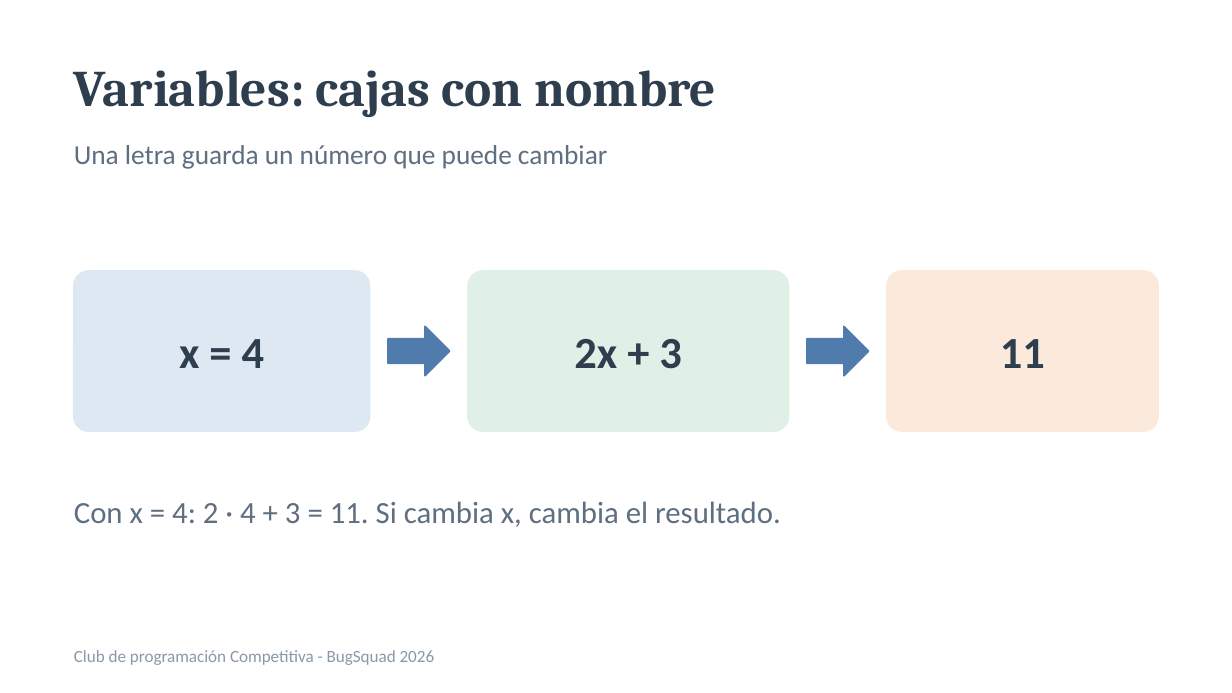
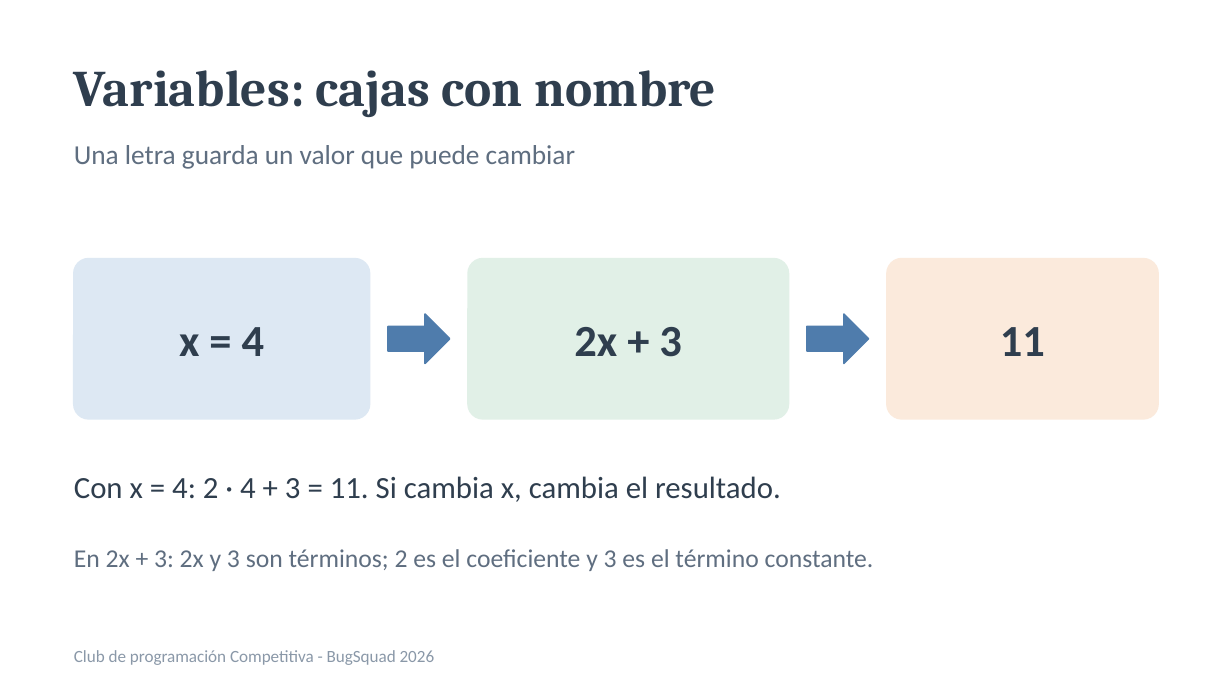
Before and after one commit to rigosantiagog/CompetitiveProgramming, a slide deck: slide 2 of assets/docs/Tema1_Algebra_y_logica.pptx. Drawn at 1232x693 pixels with LibreOffice and Linux fonts; fonts in the diff are those of the drawing. Boxes give left, top, right and bottom in pixels: in the first picture for what was removed or moved away, otherwise in the second. Text is boxed around its words. In the diff, an @@ line names an element or a change of style, - is before the commit and + after.

```diff
--- a/assets/docs/Tema1_Algebra_y_logica.pptx
+++ b/assets/docs/Tema1_Algebra_y_logica.pptx
@@ text at [74,145,575,169]: text changed @@
-Una letra guarda un número que puede cambiar
+Una letra guarda un valor que puede cambiar
@@ 3 texts, 3 rounded rectangles, 2 right arrows: place and size @@
-3 texts, 3 rounded rectangles, 2 right arrows at [74,271,1158,431]
+3 texts, 3 rounded rectangles, 2 right arrows at [74,259,1158,419]
@@ text "Con x = 4: 2 ...": place and size @@
-text "Con x = 4: 2 ..." at [74,501,781,527]
+text "Con x = 4: 2 ..." at [74,476,781,502]
@@ text "Con x = 4: 2 ..." at [74,476,781,502]: text colour #5F6E80 to #2F3E4E @@
@@ text added at [74,549,874,571], 15 pt, text #5F6E80 @@
+En 2x + 3: 2x y 3 son términos; 2 es el coeficiente y 3 es el término constante.
```
Also in this commit, not shown: 7 other slides changed, 6 slides added, 6 slides removed, 17 other files.
